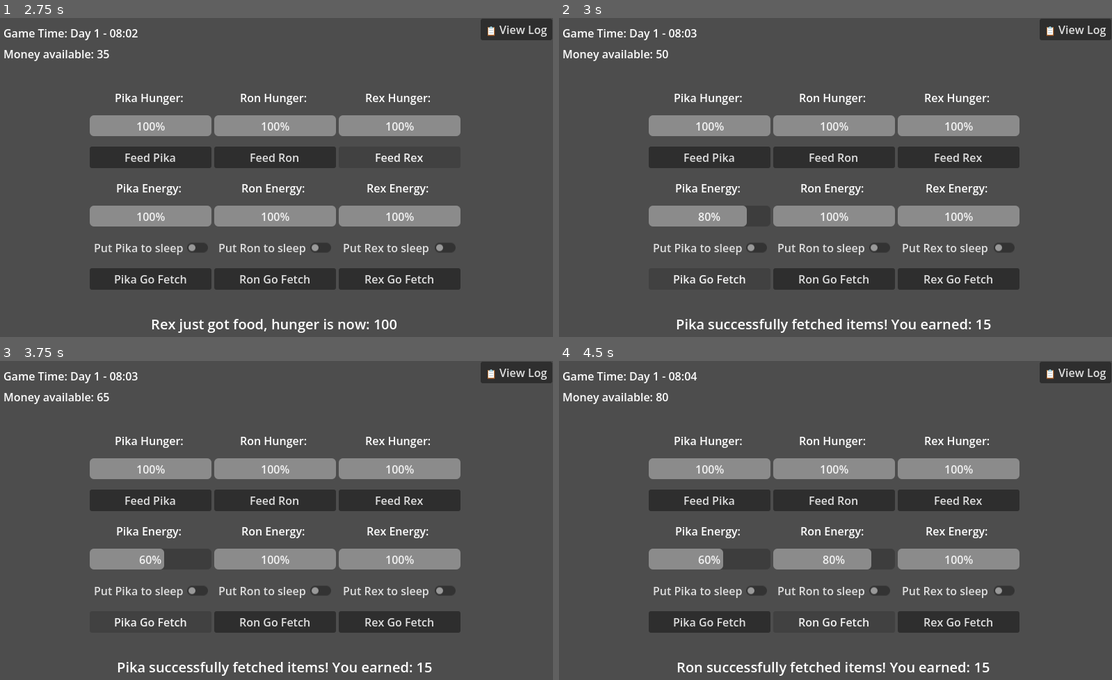
Above: before the commit, frames 1-4 (two rows, left to right).
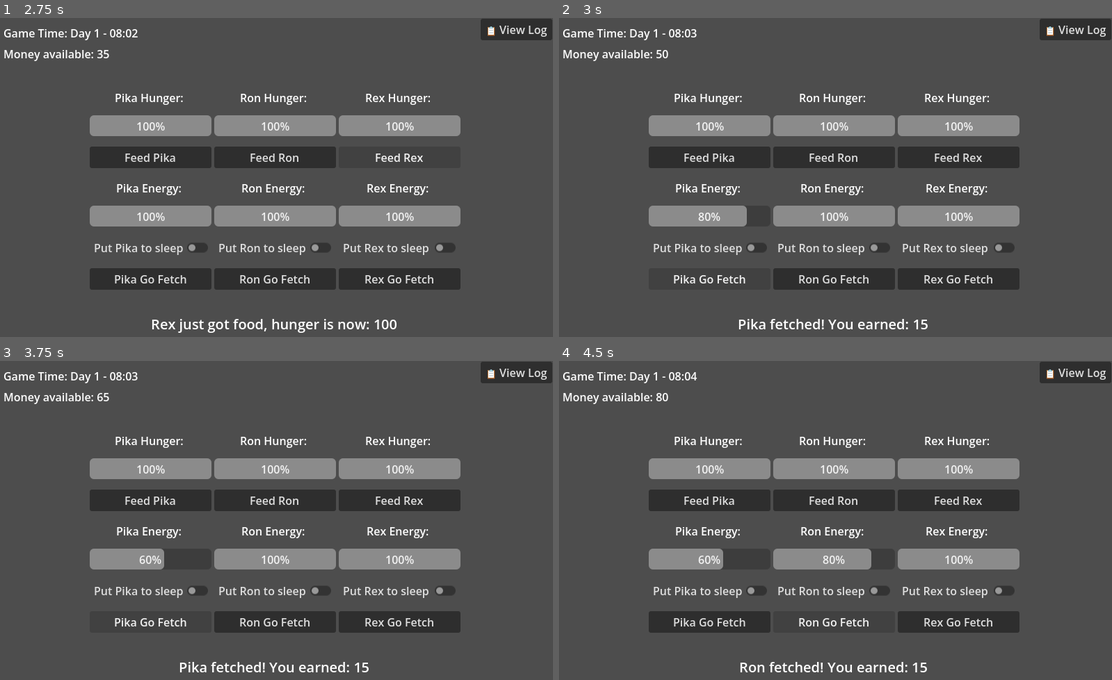
Above: after the commit, the same moments.

Repository: lukaMis/kennel-simulator
Game: Godot game, scene res://scenes/main.tscn
The game is run twice, just before and just after one commit, with the same random seed, the same clock (stepped at 60 frames per second) and the same inputs.
Inputs:
- Up to frame 1 (2.75 s): click "Feed Pika" at 0.5 s; click "Feed Ron" at 1.25 s; click "Feed Rex" at 2 s
- Up to frame 2 (3 s): click "Pika Go Fetch" at 2.75 s
- Up to frame 3 (3.75 s): click "Pika Go Fetch" at 3.5 s
- Up to frame 4 (4.5 s): click "Ron Go Fetch" at 4.25 s

Frame 1 is identical in both runs. In frame 2, 0.9% of the frame differs, in the area x 21-79%, y 94-99%; in frame 3, 0.9%; in frame 4, 0.9%.

Commit message:
scripts updated with GDScript formatted, all files were code reordered, linted and formatted with plugin.

Diff:
--- a/scripts/cash_ui.gd
+++ b/scripts/cash_ui.gd
@@ -10,6 +10,7 @@
 	# 2. Set the initial text right away when the game boots up
 	update_cash_ui(GlobalState.cash)
 
+
 # This function matches the signal parameter layout!
 func update_cash_ui(new_amount: int) -> void:
 	label_cash.text = "Money available: " + str(new_amount)
--- a/scripts/dog_manager.gd
+++ b/scripts/dog_manager.gd
@@ -17,6 +17,7 @@
 	# Every time the TimeEngine emits an hour_passed signal, tick the dogs.
 	TimeEngine.hour_passed.connect(_on_time_engine_hour_passed)
 
+
 func _spawn_dog(dog_data: DogResource) -> void:
 	# Instantiate a brand new DogUI scene from the template
 	var new_ui = dog_ui_template.instantiate()
@@ -30,6 +31,7 @@
 	# Save a reference to this UI so we can call update_ui() on it later
 	active_uis.append(new_ui)
 
+
 func _on_time_engine_hour_passed(_current_hour: int) -> void:
 	# Tick stats for all data files
 	for dog_data in array_of_dogs:
--- a/scripts/dog_resource.gd
+++ b/scripts/dog_resource.gd
@@ -1,14 +1,13 @@
+class_name DogResource
 extends Resource
 
-class_name DogResource
-
 @export var name: String = "Doggy name"
-@export var hunger: int = 100  # 0 is starving, 100 is full
+@export var hunger: int = 100 # 0 is starving, 100 is full
 @export var energy: int = 100 # 0 is exhausted, 100 is hyper
 @export var is_sleeping: bool = false
-
 @export var hunger_drain_rate: int = 5
 @export var energy_drain_rate: int = 5
+
 
 func tick_stats():
 	if is_sleeping:
--- a/scripts/dog_ui.gd
+++ b/scripts/dog_ui.gd
@@ -1,6 +1,7 @@
 extends Control
 
 var dog: DogResource
+
 @onready var hunger_ui = $VBoxContainer/HungerUI
 @onready var energy_ui = $VBoxContainer/EnergyUI
 @onready var button_work = $VBoxContainer/ButtonWork
@@ -16,6 +17,7 @@
 
 	update_ui() # Run an initial check to disable buttons right away if starting asleep
 
+
 func update_ui() -> void:
 	if dog:
 		hunger_ui.update_hunger_ui()
@@ -27,9 +29,11 @@
 			_force_sleep_switch(true)
 			GlobalState.game_info_change(dog.name + " passed out from exhaustion!")
 
+
 func _force_sleep_switch(is_sleeping: bool) -> void:
 	# Reaches into EnergyUI and forces it to visually flip its CheckButton
 	energy_ui.force_sleep_state(is_sleeping)
+
 
 func _on_button_work_pressed() -> void:
 	if !dog:
@@ -48,10 +52,10 @@
 	energy_ui.update_energy_ui()
 	# Reward the player globally!
 	GlobalState.add_money(GameConstants.WORK_PAYOUT)
-	print(dog.name, " successfully fetched items! You earned: ", GameConstants.WORK_PAYOUT)
-	GlobalState.game_info_change(dog.name + " successfully fetched items! You earned: " + str(GameConstants.WORK_PAYOUT))
+	print(dog.name, " fetched! You earned: ", GameConstants.WORK_PAYOUT)
+	GlobalState.game_info_change(dog.name + " fetched! You earned: " + str(GameConstants.WORK_PAYOUT))
+
 
 func _on_dog_sleep_changed(_is_sleeping: bool) -> void:
 	hunger_ui.update_hunger_ui()
 	button_work.disabled = _is_sleeping
-	pass
--- a/scripts/energy_ui.gd
+++ b/scripts/energy_ui.gd
@@ -13,9 +13,11 @@
 	progress_display.setup_display(_dog.name + " Energy: ", _dog.energy)
 	button_sleep.text = "Put " + _dog.name + " to sleep"
 
+
 func update_energy_ui() -> void:
 	if _dog:
 		progress_display.update_progress_bar(_dog.energy)
+
 
 # 3. Public helper function so DogUI can force the switch to flip (like passing out or waking up automatically)
 func force_sleep_state(should_sleep: bool) -> void:
@@ -23,6 +25,7 @@
 	#button_sleep.set_pressed_no_signal(should_sleep)
 	#_update_button_text(should_sleep)
 	_update_sleep_button_state(should_sleep)
+
 
 func _on_button_sleep_toggled(toggled_on: bool) -> void:
 	if not _dog:
@@ -35,10 +38,11 @@
 
 # 5. Little internal helper just to swap the button text
 #func _update_button_text(is_sleeping: bool) -> void:
-	#if is_sleeping:
-		#button_sleep.text = "Wake " + _dog.name + " up!"
-	#else:
-		#button_sleep.text = "Put " + _dog.name + " to sleep"
+#if is_sleeping:
+#button_sleep.text = "Wake " + _dog.name + " up!"
+#else:
+#button_sleep.text = "Put " + _dog.name + " to sleep"
+
 
 func _update_sleep_button_state(toggled_on: bool) -> void:
 	#button_sleep.disabled = toggled_on
--- a/scripts/game_time_display.gd
+++ b/scripts/game_time_display.gd
@@ -1,6 +1,7 @@
 extends Control
 
 @onready var game_time_display_label = $GameTimeDisplayLabel
+
 
 # Called when the node enters the scene tree for the first time.
 func _ready() -> void:
@@ -8,6 +9,7 @@
 	TimeEngine.time_formatted_updated.connect(_on_game_time_update)
 # END
 
-func _on_game_time_update(time_update:String)->void:
+
+func _on_game_time_update(time_update: String) -> void:
 	game_time_display_label.text = 'Game Time:' + ' ' + time_update
 # END
--- a/scripts/global_state.gd
+++ b/scripts/global_state.gd
@@ -1,7 +1,7 @@
 extends Node
 
 var cash: int = GameConstants.STARTING_CASH
-var game_info : String = "Try to look after your dogs as best as you can!"
+var game_info: String = "Try to look after your dogs as best as you can!"
 # NEW: The in-memory buffer tracking all gameplay logs
 var log_history: Array[String] = []
 
@@ -9,6 +9,7 @@
 signal cash_changed(new_amount: int)
 # A signal that fires whenever something in game changes, so any UI can update automatically!
 signal game_info_update(new_game_info: String)
+
 
 func _ready() -> void:
 	# Clear out any logs from a previous play session by opening with WRITE mode
@@ -19,7 +20,8 @@
 	# 2. Seed our in-memory array with the session start header
 	log_history.append("=== Simulation Session Started ===")
 
-func try_spend_money(spend_amount:int)-> bool:
+
+func try_spend_money(spend_amount: int) -> bool:
 	if cash >= spend_amount:
 		cash -= spend_amount
 		# Notify the world that cash changed!
@@ -32,11 +34,13 @@
 	game_info_change("GlobalState: Not enough cash!")
 	return false
 
+
 func add_money(amount: int) -> void:
 	cash += amount
 	cash_changed.emit(cash)
 	print("GlobalState: Earned $", amount, ". Total: $", cash)
 	game_info_change("Earned $" + str(amount) + ". Wallet: $" + str(cash))
+
 
 func game_info_change(new_game_info: String) -> void:
 	game_info = new_game_info
@@ -54,9 +58,11 @@
 	if log_history.size() % 15 == 0:
 		save_logs_to_disk()
 
+
 # Called automatically by Godot when the game engine shuts down/closes
 func _exit_tree() -> void:
 	save_logs_to_disk()
+
 
 # Helper function to dump the entire array history to disk
 func save_logs_to_disk() -> void:
--- a/scripts/hunger_ui.gd
+++ b/scripts/hunger_ui.gd
@@ -11,10 +11,12 @@
 	progress_display.setup_display(_dog.name + " Hunger: ", _dog.hunger)
 	button_feed.text = "Feed" + " " + _dog.name
 
+
 func update_hunger_ui() -> void:
 	if _dog:
 		progress_display.update_progress_bar(_dog.hunger)
 		button_feed.disabled = _dog.is_sleeping
+
 
 func _on_button_feed_pressed() -> void:
 	if not _dog:
--- a/scripts/info_bar.gd
+++ b/scripts/info_bar.gd
@@ -8,5 +8,6 @@
 	GlobalState.game_info_update.connect(info_bar_update)
 	GlobalState.game_info_change(GlobalState.game_info)
 
+
 func info_bar_update(new_info: String) -> void:
 	label_info_bar.text = GlobalState.game_info
--- a/scripts/log_viewer.gd
+++ b/scripts/log_viewer.gd
@@ -5,11 +5,13 @@
 @onready var button_log_open: Button = $ButtonLogOpen
 @onready var scroll_container: ScrollContainer = $ModalPanel/VBoxContainer/ScrollContainer
 
+
 func _ready() -> void:
 	# Guarantee it starts hidden
 	modal_panel.hide()
 	# 1. Connect to the global signal the second this node enters the game world!
 	GlobalState.game_info_update.connect(_on_global_info_update)
+
 
 # NEW: This runs automatically every time GlobalState.game_info_change() is called anywhere
 func _on_global_info_update(new_info: String) -> void:
@@ -20,6 +22,7 @@
 		# 3. Snap down
 		_scroll_to_bottom()
 
+
 # Connected from ButtonLogOpen's pressed() signal
 func _on_button_log_open_pressed() -> void:
 	_refresh_log_text() # Load the text right before showing it
@@ -27,14 +30,17 @@
 	button_log_open.hide()
 	_scroll_to_bottom() # Scroll to the bottom immediately when opened!
 
+
 func _on_button_log_close_pressed() -> void:
 	modal_panel.hide()
 	button_log_open.show()
+
 
 # REFACTORED: Completely memory-based optimization
 func _refresh_log_text() -> void:
 	# Joins all lines in our array with newlines instantly. No file lookups required!
 	label_contents.text = "\n".join(GlobalState.log_history)
+
 
 # NEW: The asynchronous scrolling machine
 func _scroll_to_bottom() -> void:
--- a/scripts/progress_display.gd
+++ b/scripts/progress_display.gd
@@ -9,6 +9,7 @@
 	label.text = label_text
 	progress_bar.value = progress_bar_value
 
+
 # 3. A function called every timer tick to update just the bar's value
 func update_progress_bar(new_value: int) -> void:
 	progress_bar.value = new_value
--- a/scripts/time_engine.gd
+++ b/scripts/time_engine.gd
@@ -8,7 +8,7 @@
 
 # --- TIME VARIABLES ---
 var minute: int = 0
-var hour: int = 8  # Let's start the workday at 8:00 AM
+var hour: int = 8 # Let's start the workday at 8:00 AM
 var day: int = 1
 
 # --- SIMULATION PACING ---
@@ -27,6 +27,7 @@
 		_internal_timer -= 60.0
 		_advance_minute()
 
+
 func _advance_minute() -> void:
 	#var time_string = "Day %d - %02d:%02d" % [day, hour, minute]
 	#GlobalState.game_info_change("Current game time:" + " " + time_string)
@@ -38,6 +39,7 @@
 	minute_passed.emit(minute)
 	_broadcast_formatted_time()
 
+
 func _advance_hour() -> void:
 	hour += 1
 	if hour >= 24:
@@ -48,9 +50,11 @@
 	#var time_string = "Day %d - %02d:%02d" % [day, hour, minute]
 	#GlobalState.game_info_change("Current game time:" + " " + time_string)
 
+
 func _advance_day() -> void:
 	day += 1
 	day_passed.emit(day)
+
 
 func _broadcast_formatted_time() -> void:
 	# Formats the time into a clean "Day 1 - 08:05" string
